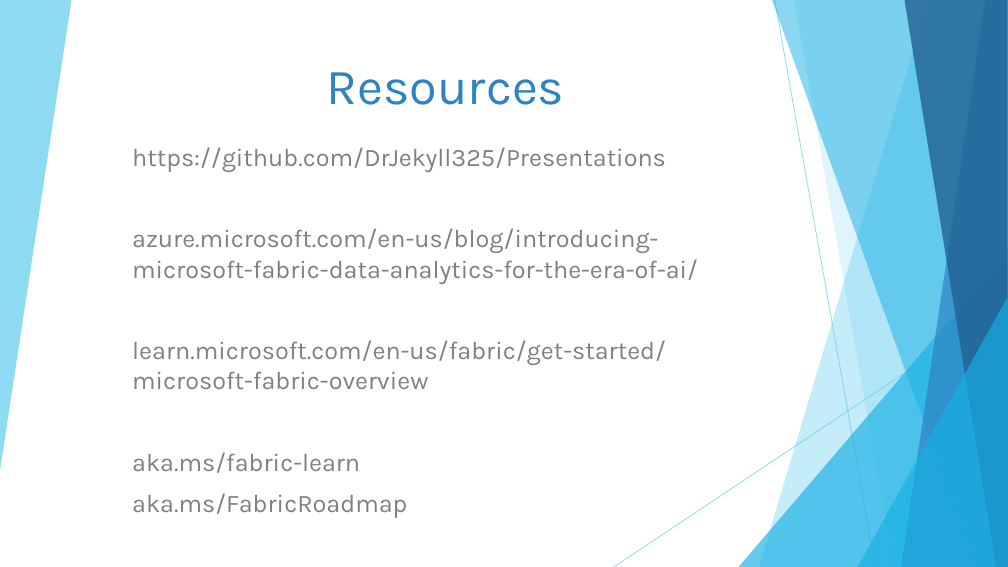
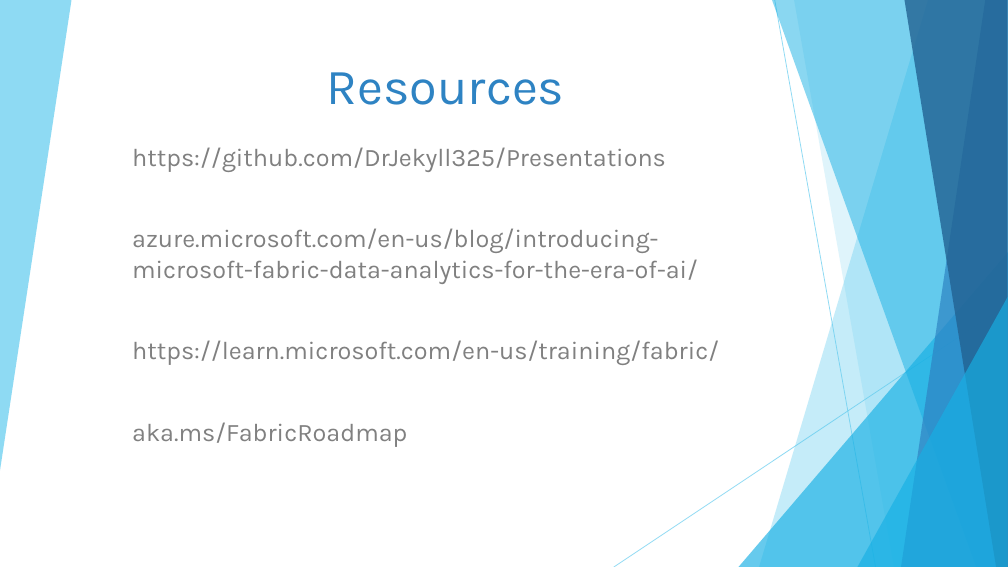
Before and after one commit to DrJekyll325/Presentations, a slide deck: slide 27 of Microsoft Fabric/Data - The Fabric Of Our Lives/20250121 - Edmonton Microsoft Data Professionals - Data - The Fabric Of Our Lives.pptx. Drawn at 1008x567 pixels with LibreOffice and Linux fonts; fonts in the diff are those of the drawing. Boxes give left, top, right and bottom in pixels: in the first picture for what was removed or moved away, otherwise in the second. Text is boxed around its words. In the diff, an @@ line names an element or a change of style, - is before the commit and + after.

Commit message:
Updated for Edmonton Microsoft Data Professionals UG

```diff
--- a/Microsoft Fabric/Data - The Fabric Of Our Lives/20250121 - Edmonton Microsoft Data Professionals - Data - The Fabric Of Our Lives.pptx
+++ b/Microsoft Fabric/Data - The Fabric Of Our Lives/20250121 - Edmonton Microsoft Data Professionals - Data - The Fabric Of Our Lives.pptx
@@ subtitle at (132,340,719,365): text changed @@
-learn.microsoft.com/en-us/fabric/get-started/microsoft-fabric-overview
-aka.ms/fabric-learn
+https://learn.microsoft.com/en-us/training/fabric/
```
Also in this commit, not shown: 1 other slide changed.
